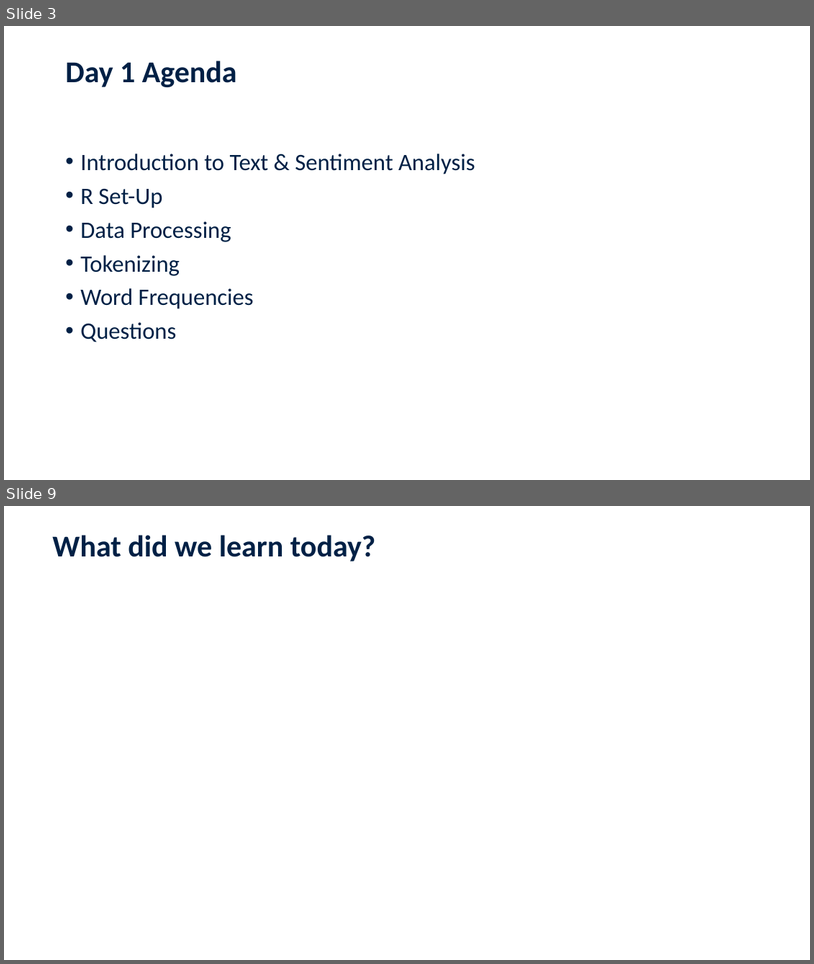
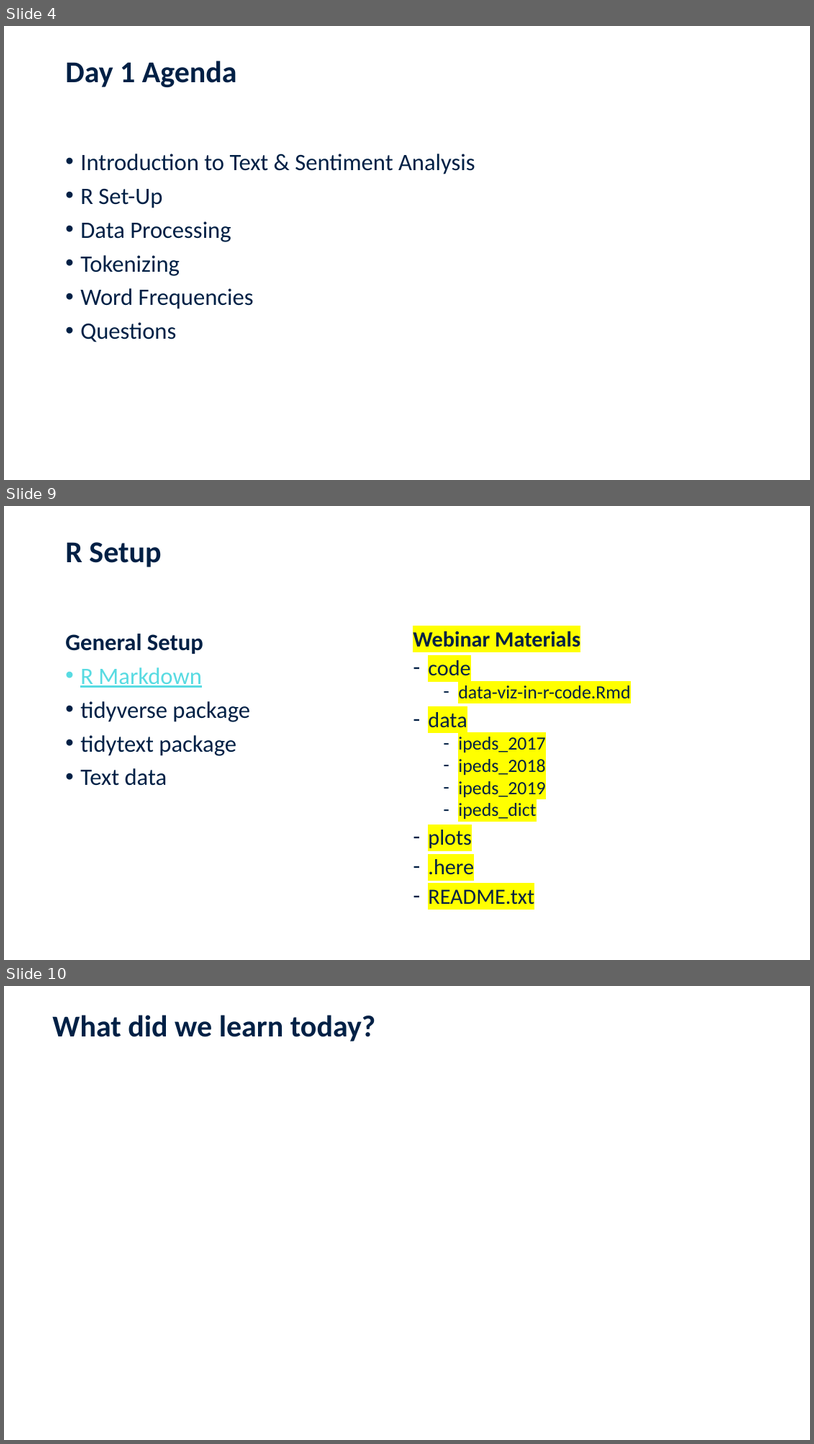
Before and after one commit to jennschilling/sentiment-analysis-in-R, a slide deck: slides/Sentiment Analysis in R.pptx. Shown one above the other, each under a label of ours: slides 3 and 9 before the commit, slides 4, 9 and 10 after it; the slides between them are not shown. The pictures are 814x964 and 814x1444 pixels, drawn with LibreOffice and Linux fonts; fonts in the diff are those of the drawing; background and template pictures are left out. Boxes give left, top, right and bottom in pixels: in the first picture for what was removed or moved away, otherwise in the second. Text is boxed around its words. In the diff, an @@ line names an element or a change of style, - is before the commit and + after.

```diff
--- a/slides/Sentiment Analysis in R.pptx
+++ b/slides/Sentiment Analysis in R.pptx
@@ slide 9 added at <box>4,506,810,960</box>, background #FFFFFF @@
@@ title added at <box>65,542,161,567</box>, 36 pt, text #002045, bold @@
+R Setup
@@ text added at <box>65,633,250,785</box>, 28 pt, text #002045 @@
+General Setup
+• R Markdown
+• tidyverse package
+• tidytext package
+• Text data
@@ text added at <box>413,631,630,904</box>, 22.2 pt, text #002045 @@
+Webinar Materials
+– code
+  – data-viz-in-r-code.Rmd
+– data
+  – ipeds_2017
+  – ipeds_2018
+  – ipeds_2019
+  – ipeds_dict
+– plots
+– .here
+– README.txt
@@ what was slide 3 is now slide 4 @@
@@ what was slide 9 is now slide 10 @@
```
Also in this commit, not shown: 3 slides changed, 1 other slide added, 1 slide removed, 2 other files.
